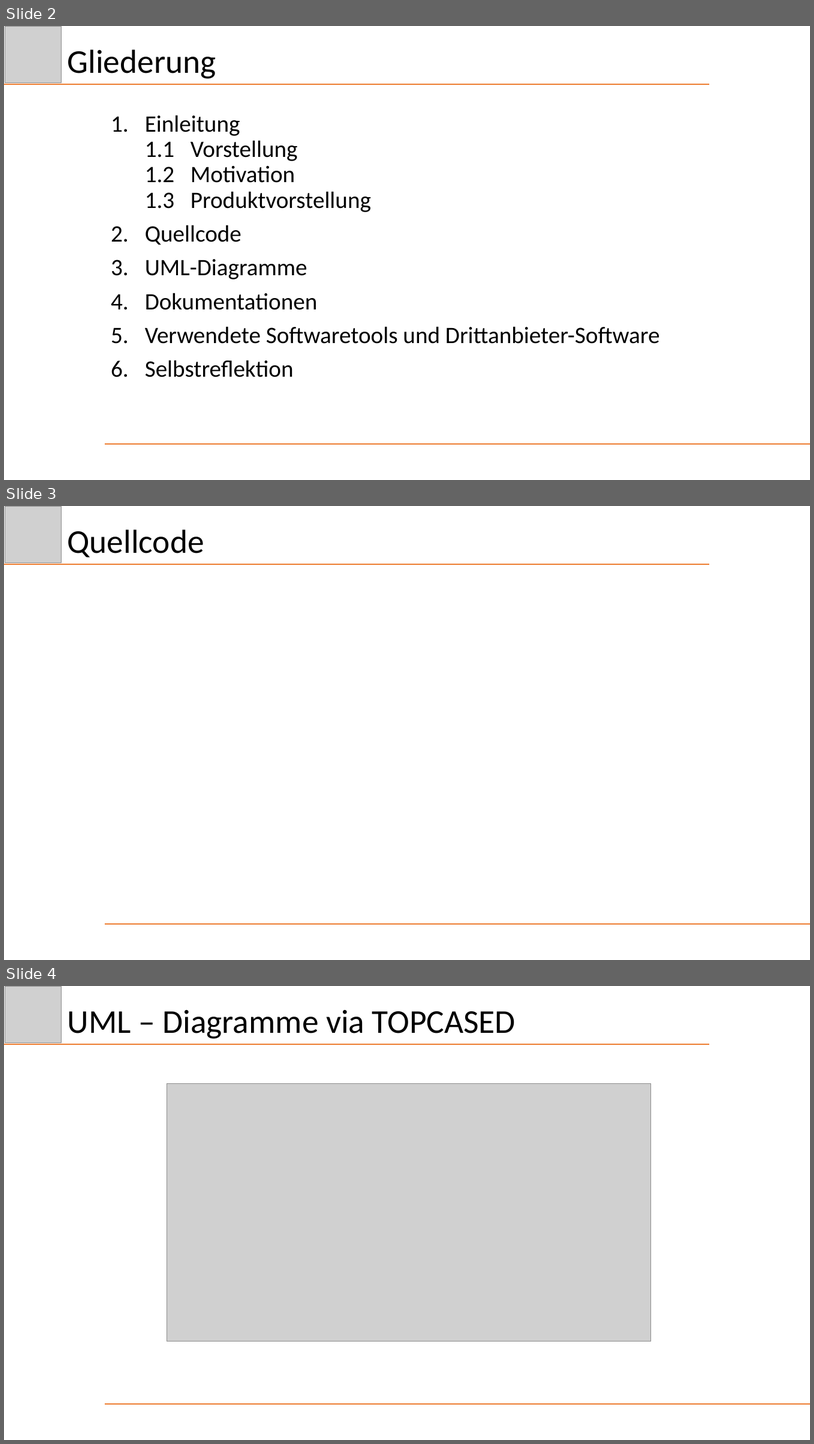
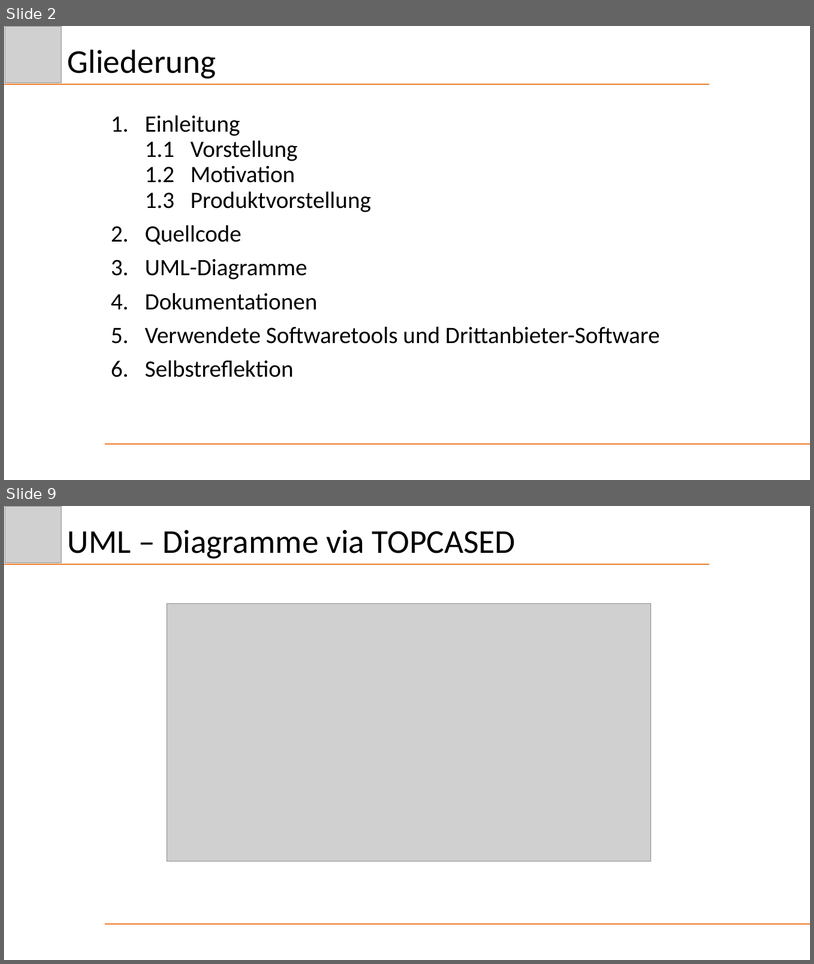
Before and after one commit to Schnitzel128/sejava, a slide deck: Präsentation/DezHex.pptx. Shown one above the other, each under a label of ours: slides 2, 3 and 4 before the commit, slides 2 and 9 after it; the slides between them are not shown. The pictures are 814x1444 and 814x964 pixels, drawn with LibreOffice and Linux fonts; fonts in the diff are those of the drawing; grey boxes stand for pictures. Boxes give left, top, right and bottom in pixels: in the first picture for what was removed or moved away, otherwise in the second. Text is boxed around its words. In the diff, an @@ line names an element or a change of style, - is before the commit and + after.

Commit message:
Update Präsentation & Rechnung
Folien vom Quellcode Hinzugefügt.
Rechnungsstellung überarbeitet, damit alles in einem Block liegt.

```diff
--- a/Präsentation/DezHex.pptx
+++ b/Präsentation/DezHex.pptx
@@ slide 3 removed at box(4, 506, 810, 960), background #FFFFFF @@
@@ picture removed at box(5, 506, 62, 562) @@
@@ title removed at box(68, 529, 204, 558) @@
-Quellcode
@@ line removed from (4, 564) to (710, 564) @@
@@ line removed from (105, 924) to (810, 924) @@
@@ what was slide 4 is now slide 9 @@
```
Also in this commit, not shown: 6 slides added, 4 other files.
